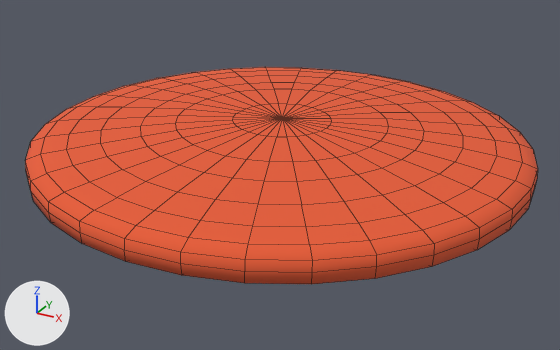
The FBX model Assets/[Game]/Models/Pancake_put.fbx as it was, and as the next commit left it.
Both versions are drawn from a 50 mm camera at (1.1, -0.365, 0.572) aimed at (0.527, 0.678, 0.051). Every picture has the same lights, and +X, +Y and +Z are marked at lower left. Mesh edges are drawn as thin lines. Where no turn or scale is listed for an object, it has been applied to the vertices.

Script lines for the objects in view, before the commit:
```python
me_cake = bpy.data.meshes.new('CAKE')
me_cake.from_pydata(...)  # 482 vertices, 512 faces; spans x -0.409..0.409, y -0.409..0.409, z -0.047..0.046
me_cake.materials.append(mat_cake)  # orange #e75d36
ob_cake = bpy.data.objects.new('CAKE', me_cake)
ob_cake.location = (0.52, 0.697, 0.097)
```
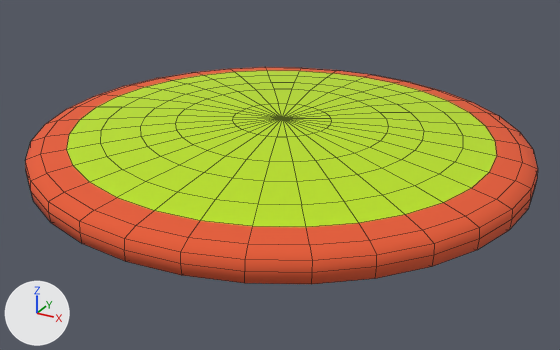
Where the newer file only moved an object's origin or applied its transform, the numbers keep the older frame.

Location of each change, [x1, y1, x2, y2] in pixels of the pictures (560 x 350 px):
```json
{"part": 1, "of": "me_cake", "change": "recoloured", "before": [67, 70, 497, 227], "after": [67, 70, 497, 227]}
```

The change, as JSON lines over the scene's bpy script:
```json
{"op": "add", "block": "mat_material_001", "code": ["mat_material_001 = principled_material('Material.001')", "mat_material_001.base_color = (0.511, 0.8, 0.00301)  # green #bde70a"]}
{"block": "me_cake", "where": "me_cake.from_pydata(...)  # 482 vertices, 512 faces; spans x -0.409..0.409, y -0.409..0.409, z -0.047..0.046"}
{"block": "me_cake", "where": "# used by ob_cake; location = (0.52, 0.697, 0.097)"}
{"block": "me_cake", "change": "me_cake part 1: 160 of the faces centred in x -0.316..0.317, y -0.317..0.317, z 0.025..0.046 switch from mat_cake (orange #e75d36) to mat_material_001 (green #bde70a)"}
```
